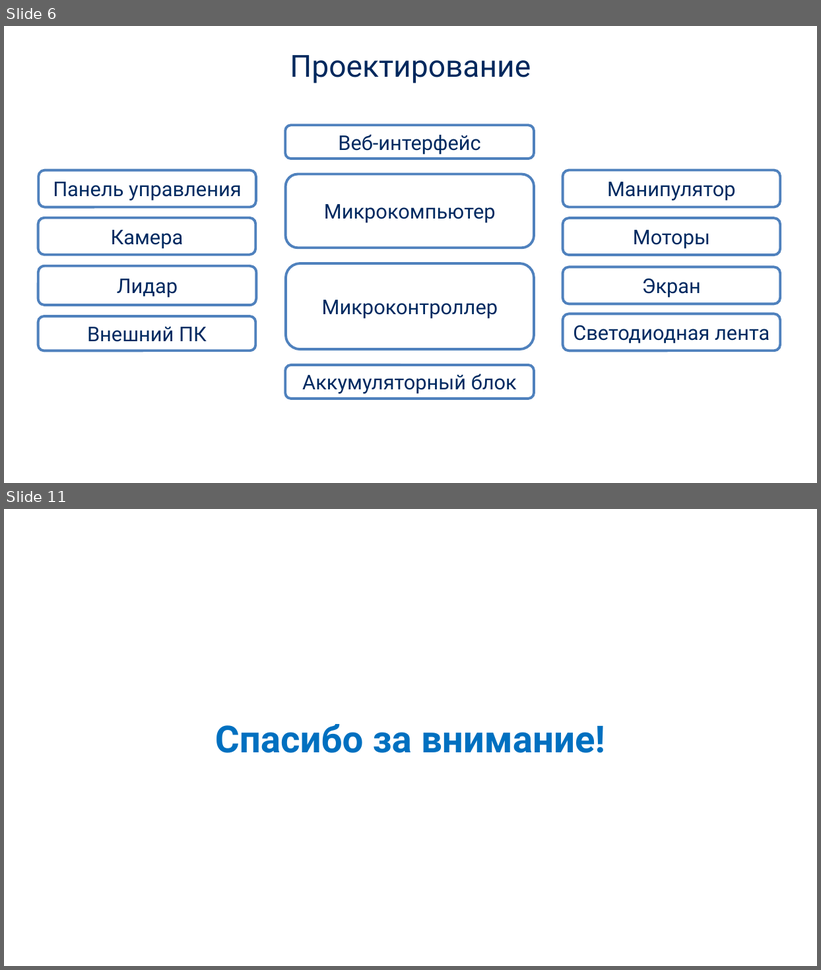
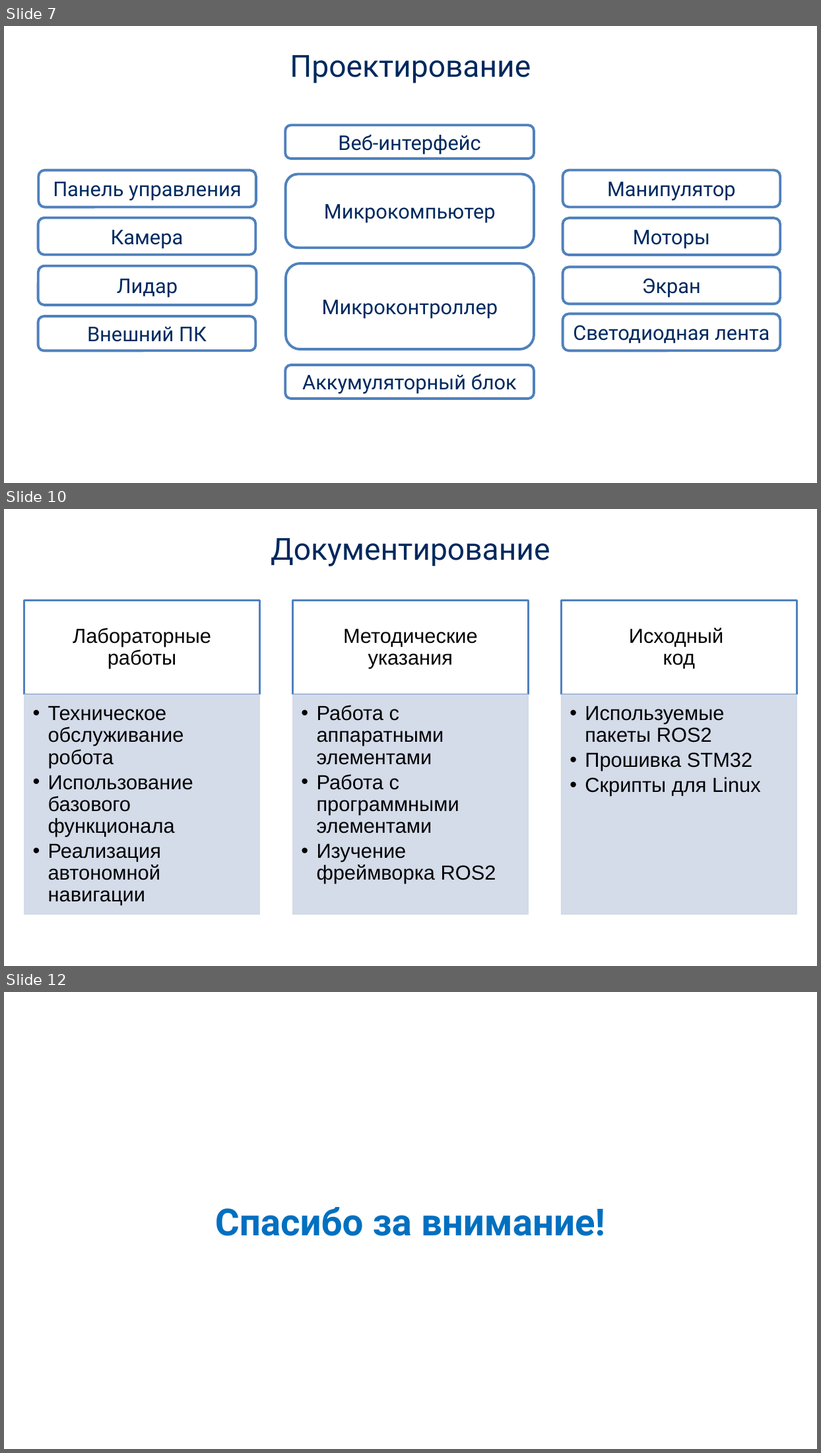
Before and after one commit to incubus-ank/marshmallow_old, a slide deck: Защита.pptx. Shown one above the other, each under a label of ours: slides 6 and 11 before the commit, slides 7, 10 and 12 after it; the slides between them are not shown. The pictures are 821x970 and 821x1453 pixels, drawn with LibreOffice and Linux fonts; fonts in the diff are those of the drawing; background and template pictures are left out. Boxes give left, top, right and bottom in pixels: in the first picture for what was removed or moved away, otherwise in the second. Text is boxed around its words. In the diff, an @@ line names an element or a change of style, - is before the commit and + after.

```diff
--- a/Защита.pptx
+++ b/Защита.pptx
@@ slide 10 added at [4,509,817,966], background picture (left out) @@
@@ text added at [271,538,550,566], 36 pt, text #00285D @@
+Документирование
@@ group added at [24,601,797,915]: 6 rectangles, 6 texts @@
+Лабораторные работы
+  • Техническое обслуживание робота
+  • Использование базового функционала
+  • Реализация автономной навигации
+Методические указания
+  • Работа с аппаратными элементами
+  • Работа с программными элементами
+  • Изучение фреймворка ROS2
+Исходный
+код
+  • Используемые пакеты ROS2
+  • Прошивка STM32
+  • Скрипты для Linux
@@ what was slide 6 is now slide 7 @@
@@ what was slide 11 is now slide 12 @@
```
Also in this commit, not shown: 4 other slides added, 4 slides removed, 4 other files.
